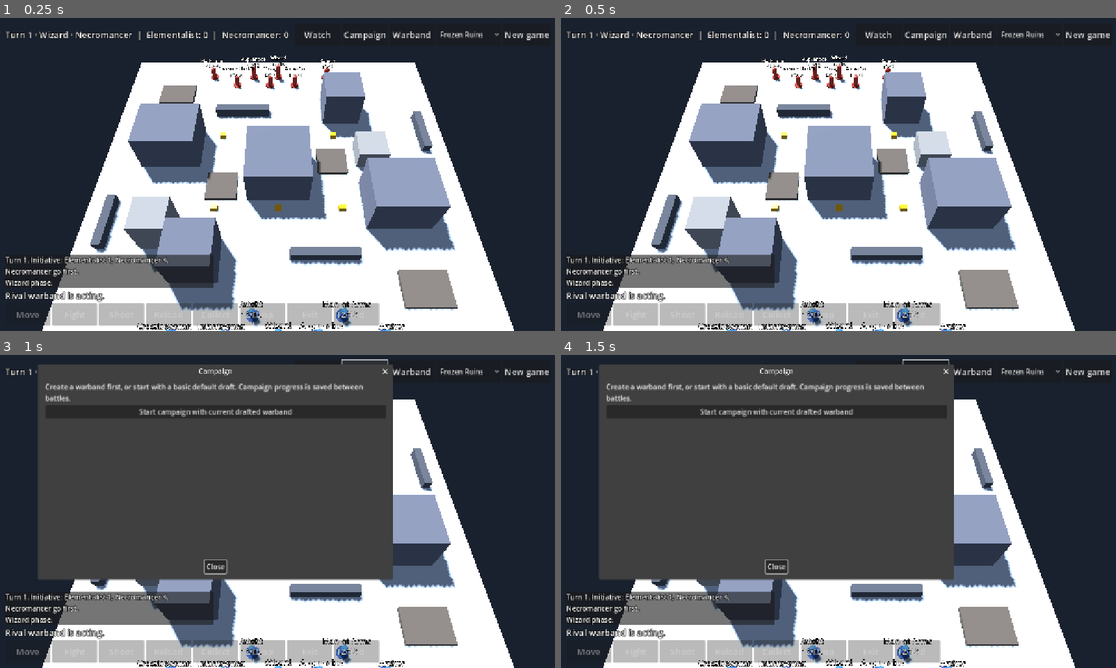
Above: before the commit, frames 1-4 (two rows, left to right).
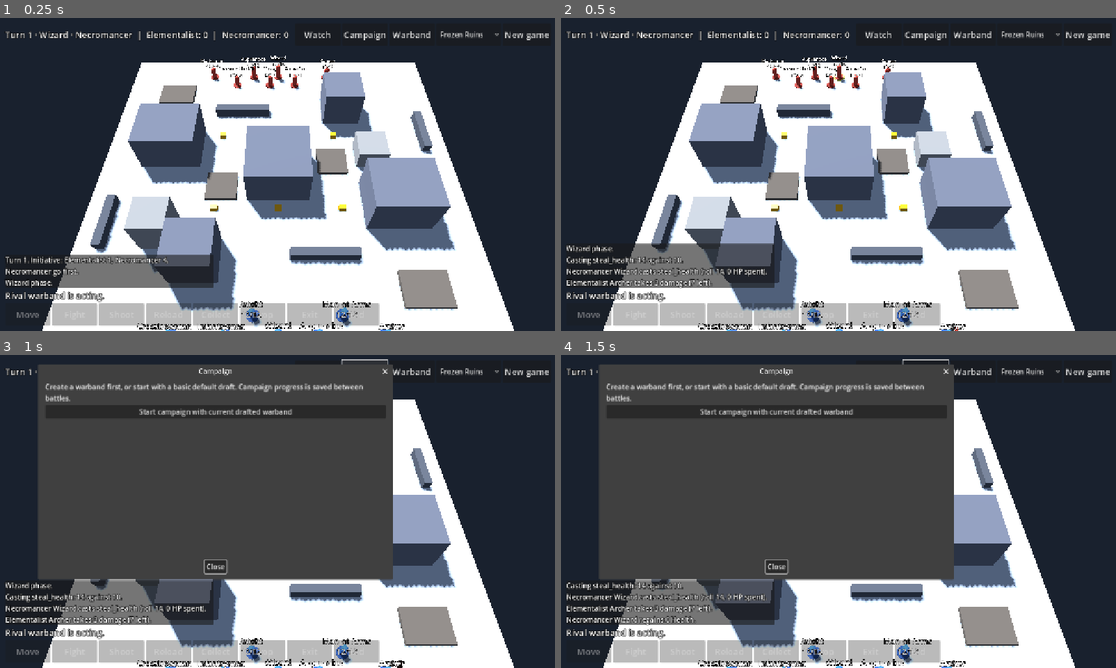
Above: after the commit, the same moments.

Repository: drag0nblad3/Frostgame
Game: Godot game, scene res://scenes/main.tscn
Two runs of this game, one before a commit and one after it. Both use one fixed random seed, a clock stepped at 60 frames per second and the inputs below.
Inputs:
- Up to frame 1 (0.25 s): no input
- Up to frame 2 (0.5 s): no input
- Up to frame 3 (1 s): click "Campaign" at 0.5 s
- Up to frame 4 (1.5 s): click "Campaign" at 1.25 s

Frame 1 is identical in both runs. In frame 2, 2.1% of the frame differs, in the area x 1-72%, y 17-100%; in frame 3, 2.1%; in frame 4, 2.2%, in the area x 1-39%, y 72-87%.
Error before the commit: Parse Error: Cannot infer the type of "sample" variable because the value doesn't have a set type. (res://src/core/state/terrain_magic.gd:257)

Commit message:
Fix bridge sample type for Godot import

Diff:
--- a/src/core/state/terrain_magic.gd
+++ b/src/core/state/terrain_magic.gd
@@ -254,7 +254,7 @@
 		var at := rect.get_center() + axis * lerpf(-2.99, 2.99, ratio)
 		var height := lerpf(ends.x, ends.y, ratio)
 		for j in [-0.9, 0.0, 0.9]:
-			var sample := at + across * j
+			var sample: Vector2 = at + across * float(j)
 			if b.height_at(sample) > height + 0.1 or not LineOfSight.check(b, f.pos, sample).clear:
 				return false
 			for p in b.pieces_at(sample):
